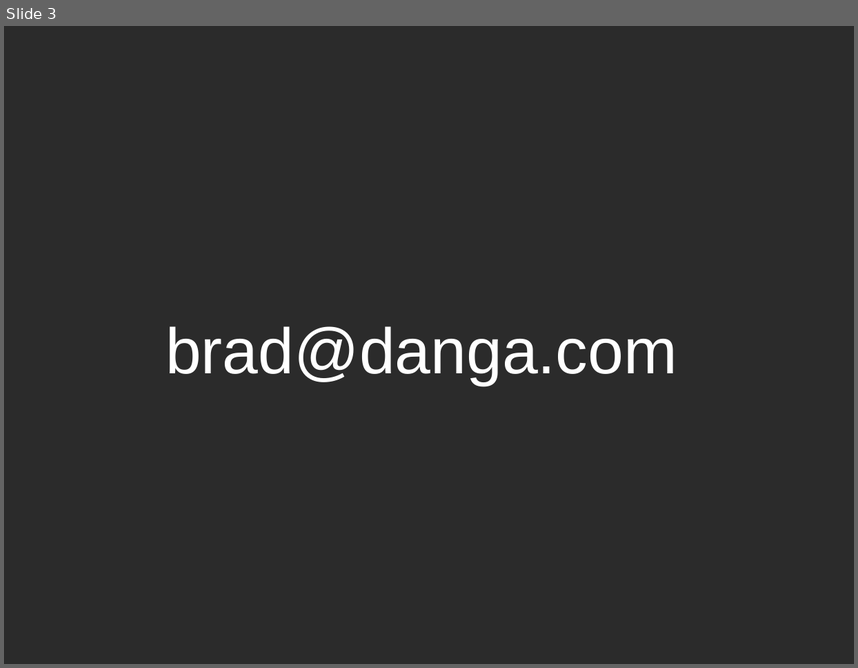
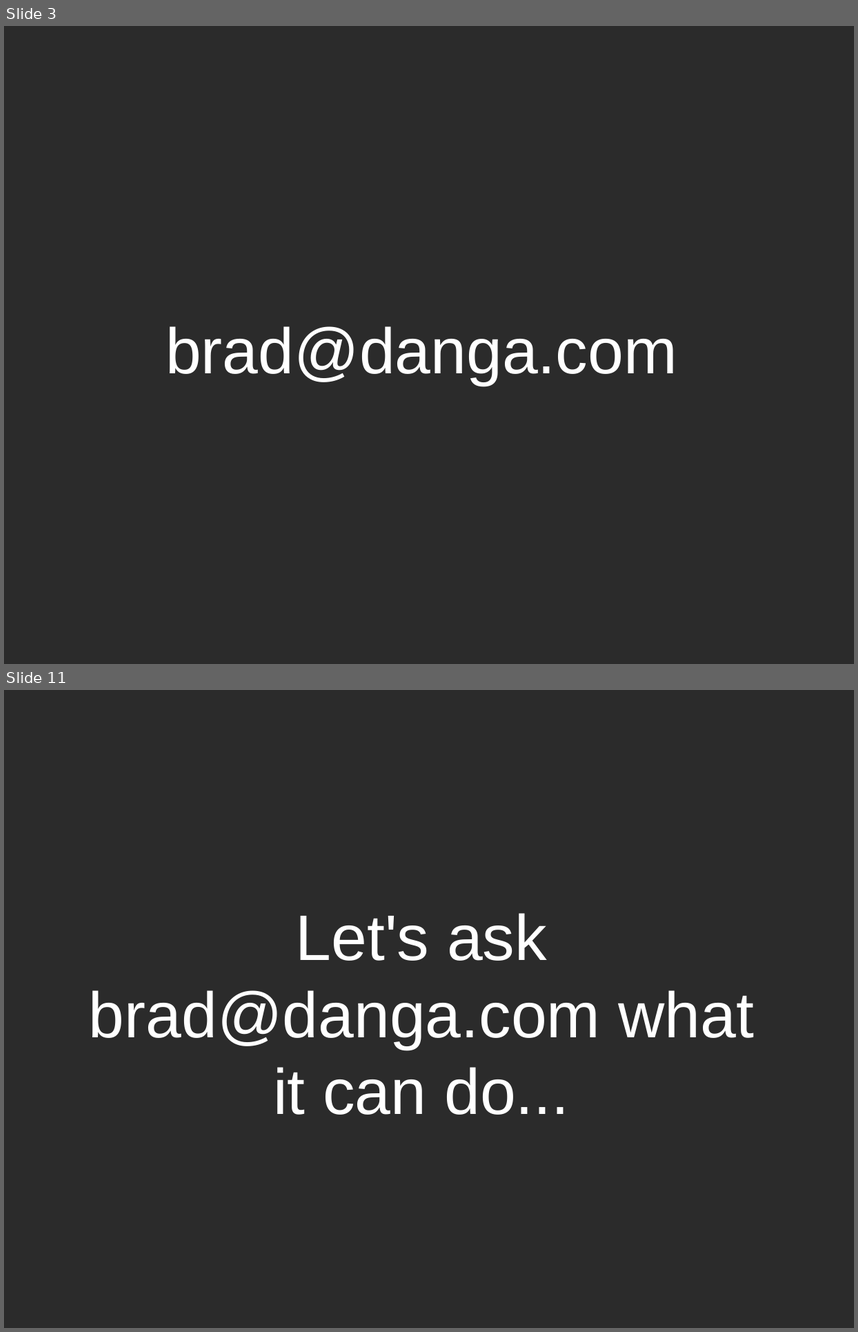
Before and after one commit to bradfitz/talk-gluecon-2010, a slide deck: webfinger.odp. Shown one above the other, each under a label of ours: slide 3 before the commit, slides 3 and 11 after it; the slides between them are not shown. The pictures are 858x668 and 858x1332 pixels, drawn with LibreOffice and Linux fonts; fonts in the diff are those of the drawing; background and template pictures are left out; a plain dark background stands for a picture behind light text. Boxes give left, top, right and bottom in pixels: in the first picture for what was removed or moved away, otherwise in the second. Text is boxed around its words. In the diff, an @@ line names an element or a change of style, - is before the commit and + after.

```diff
--- a/webfinger.odp
+++ b/webfinger.odp
@@ slide 11 added at (4, 690, 854, 1328), background picture (left out) @@
@@ subtitle added at (89, 913, 754, 1114), 60 pt, text #FFFFFF @@
+Let's ask brad@danga.com what it can do...
```
Also in this commit, not shown: 29 other slides added, 1 other file.
